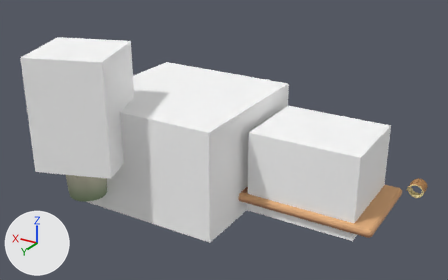
The glTF model gobble-kitchen/src/assets/models/potato.glb as it was, and as the next commit left it.
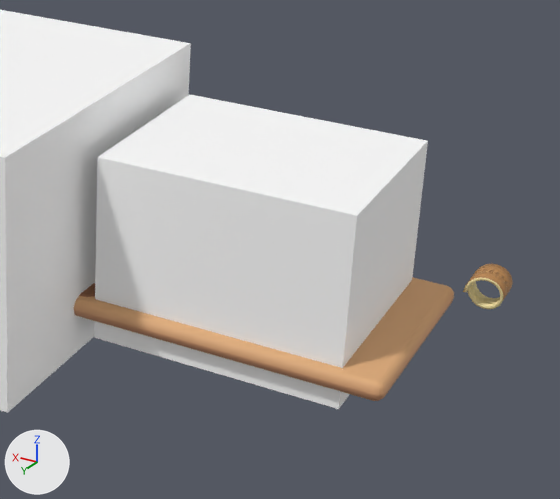
Each version is shown whole from a camera (50 mm lens) standing at (-1.29, 2.305, 1.348) and looking at (0.023, 0.116, 0.253), then close up on the part from 46% to 100% of the width and 23% to 100% of the height. The lights are fixed; the arrows at lower left show +X, +Y and +Z. The older version's two pictures come first. Where no turn or scale is listed for an object, it has been applied to the vertices. Vertices at exactly the same position are counted once.

The first close-up shows 'board__geo', 'hit_bowl__geo', 'hit_potato__geo', 'peel_curl__geo'.
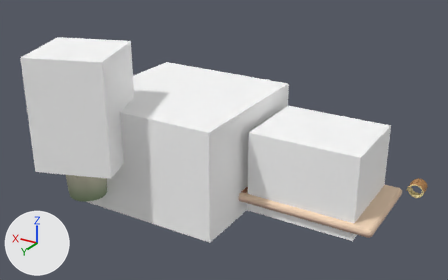
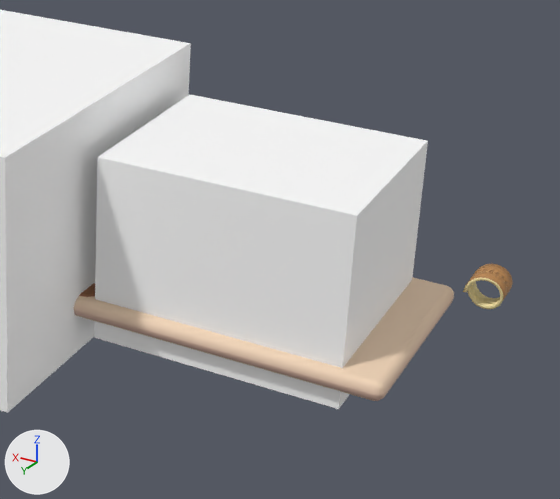
Location of each change, (x1, y1, x2, y2) in pixels of the close-ups (560 x 499 px):
part 1 of me_board, recoloured
    both: (74, 277, 454, 401)
part 2 of me_board, recoloured
    both: (74, 297, 454, 401)

The edits, one by one:
me_board has 376 vertices, 744 faces and spans x -0.33..0.33, y -0.22..0.22, z -0.021..0.021.
me_board is used by ob_board__geo; location (-0.37, -0.04, 0.021).
me_board part 1: 293 faces centred in x -0.329..0.325, y -0.219..0.219, z -0.021..0.019 are repainted in the vertex colours; the middle colour goes from beige #dcaa78 to beige #eed2b5.
me_board part 2: 211 faces centred in x -0.33..0.33, y -0.22..0.22, z -0.019..0.014 are repainted in the vertex colours; the middle colour goes from orange #c7926a to beige #d7b5a3.
